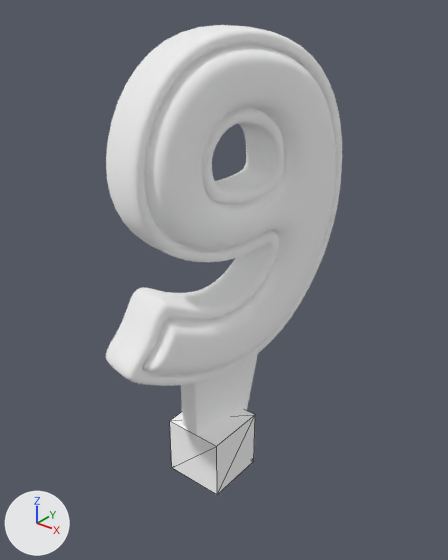
One commit to the glTF model figure.gltf: the scene before it, then after it.
One viewpoint serves both versions: a camera (50 mm lens) standing at (10.58, -12.63, 14.01) and looking at (-0.07, 0.69, 5.76). Arrows for +X, +Y and +Z are at lower left; the lights stay in place. Mesh edges are drawn as thin lines on the coarser meshes. Where no turn or scale is listed for an object, it has been applied to the vertices.

Objects in the first picture: '20819_Number_9_v1', 'Cube'.
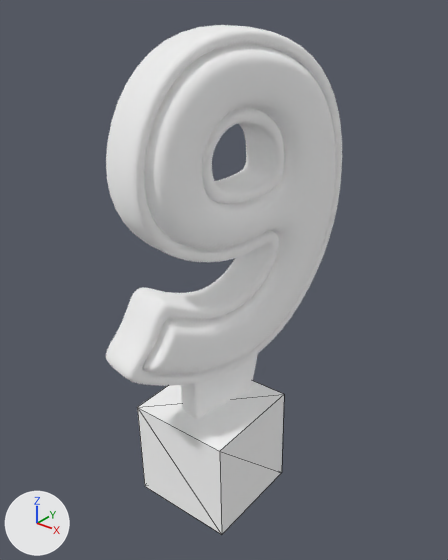
The newer file is also rescaled (x0.277) as a whole; pictures and numbers use the older file's frame.

What differs and where, as boxes (x1, y1, x2, y2) in the pictures (448 x 560 px):
'Cube', rescaled (72% wider, 79% taller): before (170, 410, 255, 495); after (137, 381, 284, 534)

Edits to the bpy script that builds the scene:
```text
Change ob_cube:
    ob_cube.scale: (1.0, 1.0, 1.0) -> (-1.69, -1.69, -1.69)
```
